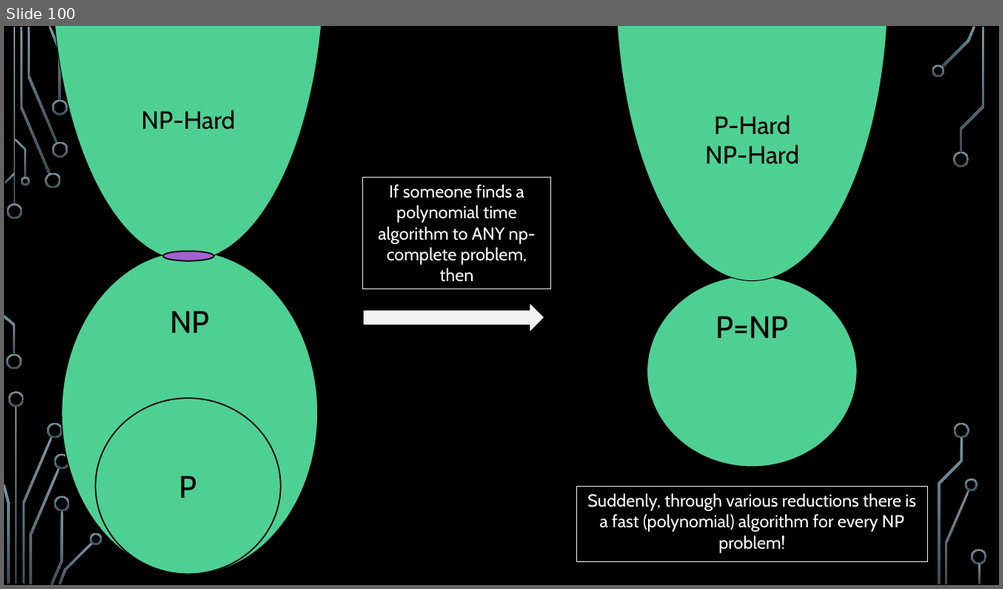
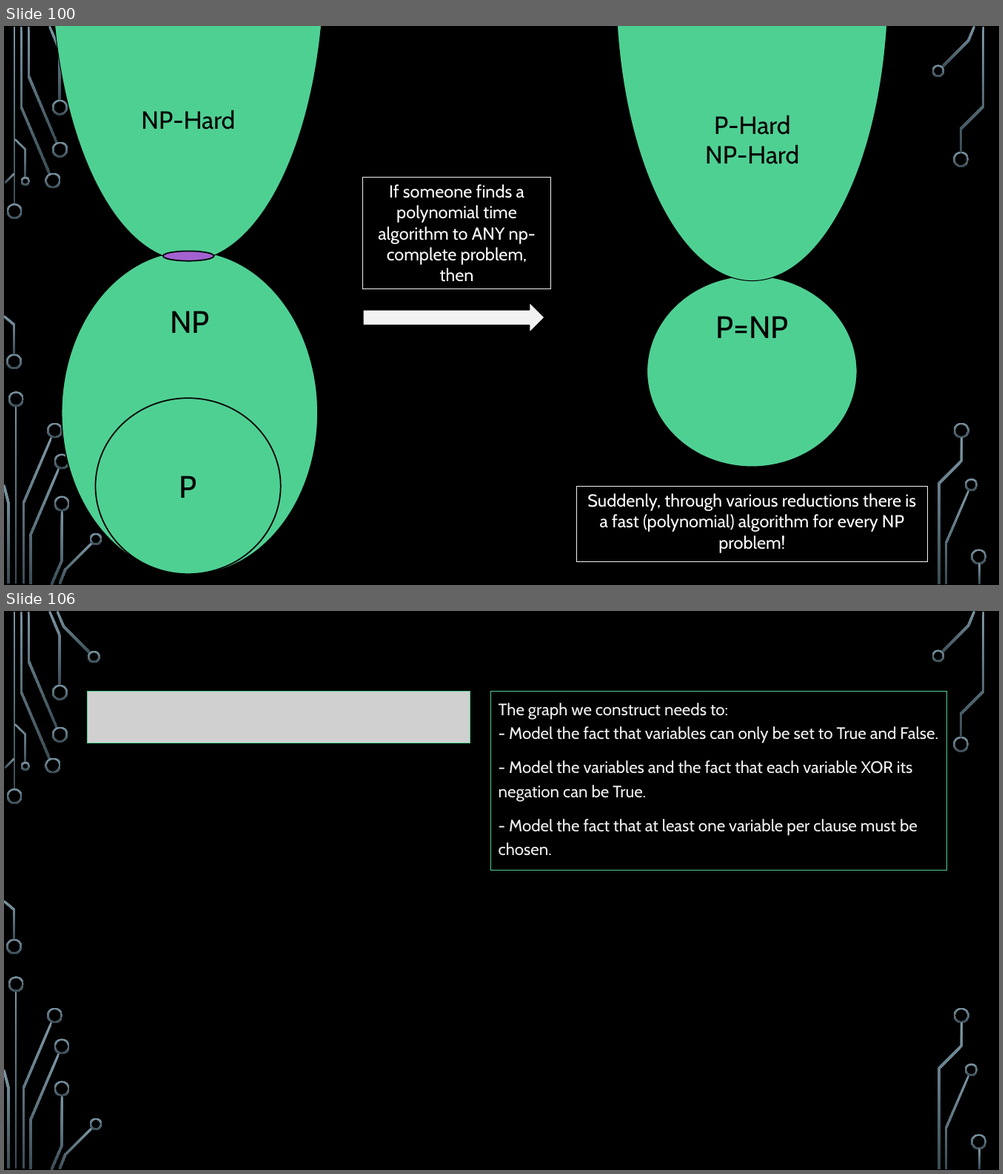
Before and after one commit to markfloryan/dmt2, a slide deck: slides/05-ComplexityTheory.pptx. Shown one above the other, each under a label of ours: slide 100 before the commit, slides 100 and 106 after it; the slides between them are not shown. The pictures are 1003x589 and 1003x1174 pixels, drawn with LibreOffice and Linux fonts; fonts in the diff are those of the drawing; grey boxes stand for pictures; background and template pictures are left out. Boxes give left, top, right and bottom in pixels: in the first picture for what was removed or moved away, otherwise in the second. Text is boxed around its words. In the diff, an @@ line names an element or a change of style, - is before the commit and + after.

```diff
--- a/slides/05-ComplexityTheory.pptx
+++ b/slides/05-ComplexityTheory.pptx
@@ slide 106 added at [4, 611, 999, 1170], background picture (left out); not listed: 36 template elements that a slide beside it also shows @@
@@ picture added at [87, 692, 470, 743] @@
@@ rectangle added at [490, 692, 946, 871], outline #4FD093 0.75 pt, 16 pt, text #F2F2F2 @@
+The graph we construct needs to:
+- Model the fact that variables can only be set to True and False.
+- Model the variables and the fact that each variable XOR its negation can be True.
+- Model the fact that at least one variable per clause must be chosen.
```
Also in this commit, not shown: 13 other slides added, 2 other files.
